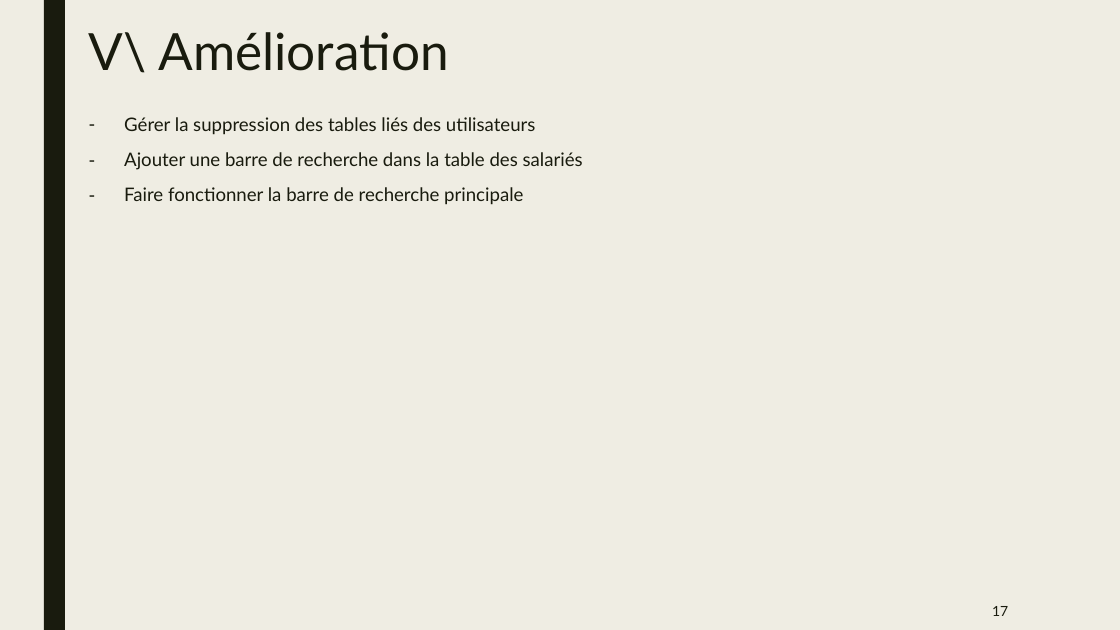
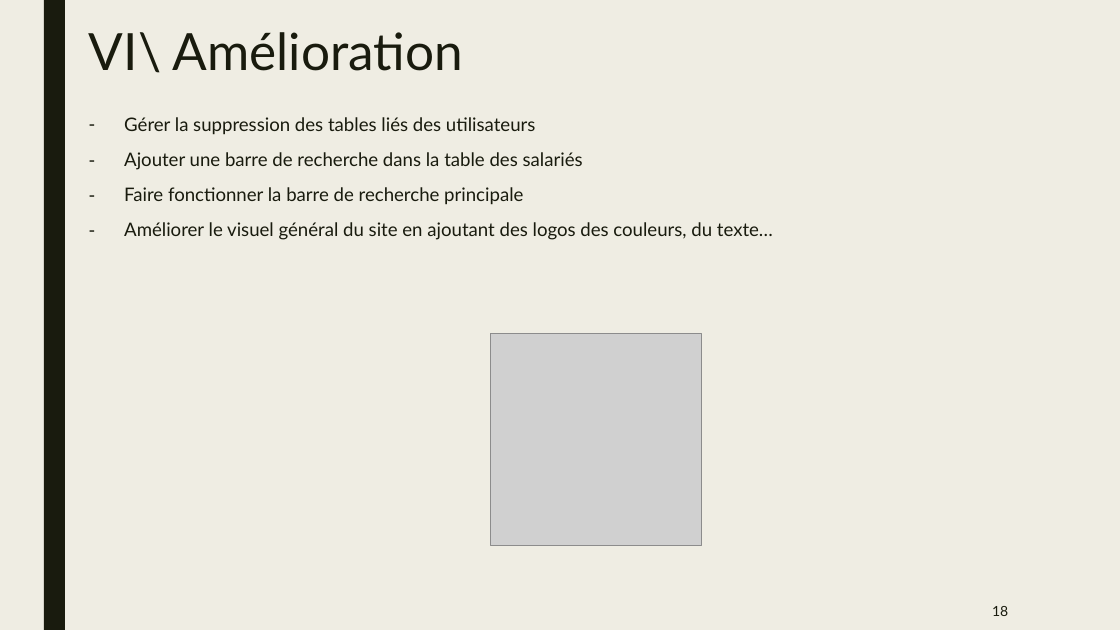
Before and after one commit to MaxenceVandekerckhove/IT---Telefaune, a slide deck: slide 18 of PPT/IT Telefaune.pptx (slide 17 before the commit). Drawn at 1120x630 pixels with LibreOffice and Linux fonts; fonts in the diff are those of the drawing; grey boxes stand for pictures. Boxes give left, top, right and bottom in pixels: in the first picture for what was removed or moved away, otherwise in the second. Text is boxed around its words. In the diff, an @@ line names an element or a change of style, - is before the commit and + after.

```diff
--- a/PPT/IT Telefaune.pptx
+++ b/PPT/IT Telefaune.pptx
@@ title at [89, 32, 463, 73]: text changed @@
-V\ Amélioration
+VI\ Amélioration
@@ text at [124, 222, 773, 240]: paragraph added @@
+– Améliorer le visuel général du site en ajoutant des logos des couleurs, du texte…
@@ picture added at [490, 334, 702, 545] @@
@@ page number at [992, 606, 1008, 616]: text changed @@
-17
+18
```
Also in this commit, not shown: 5 other slides changed, 1 slide added, 2 other files.
